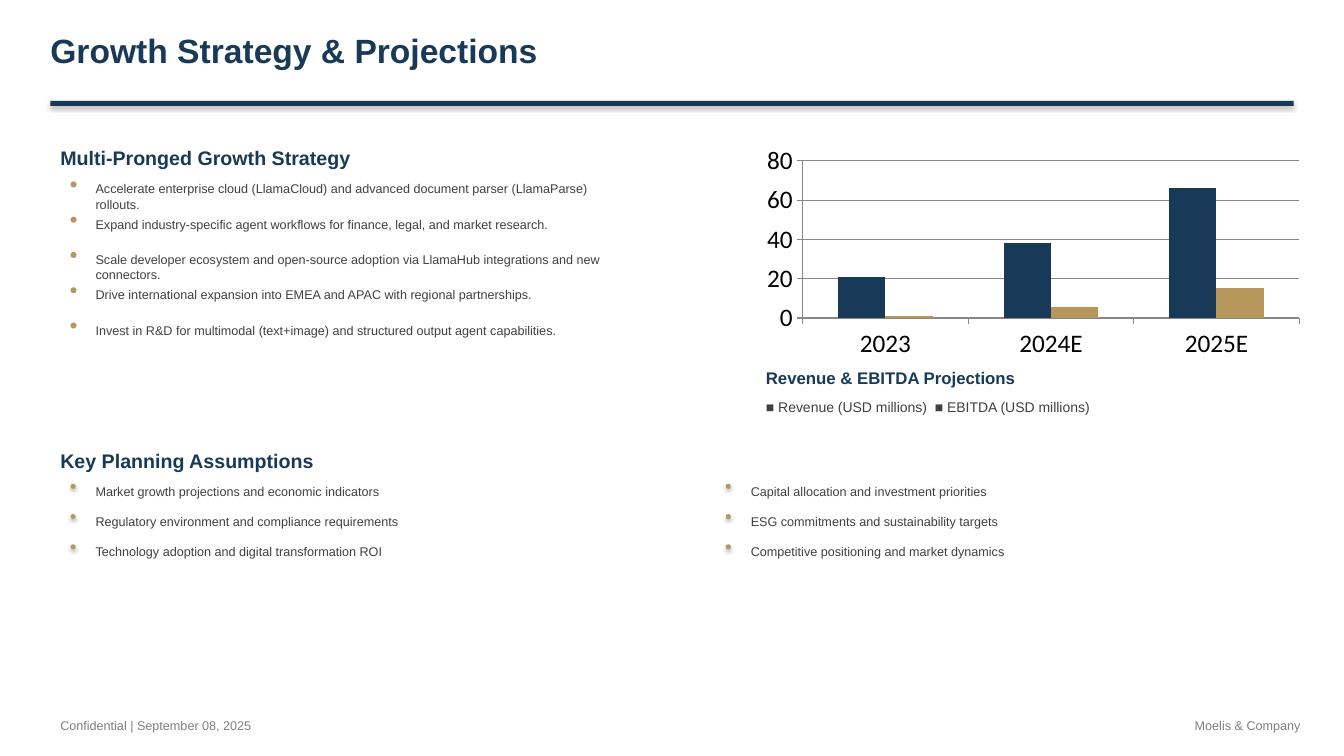
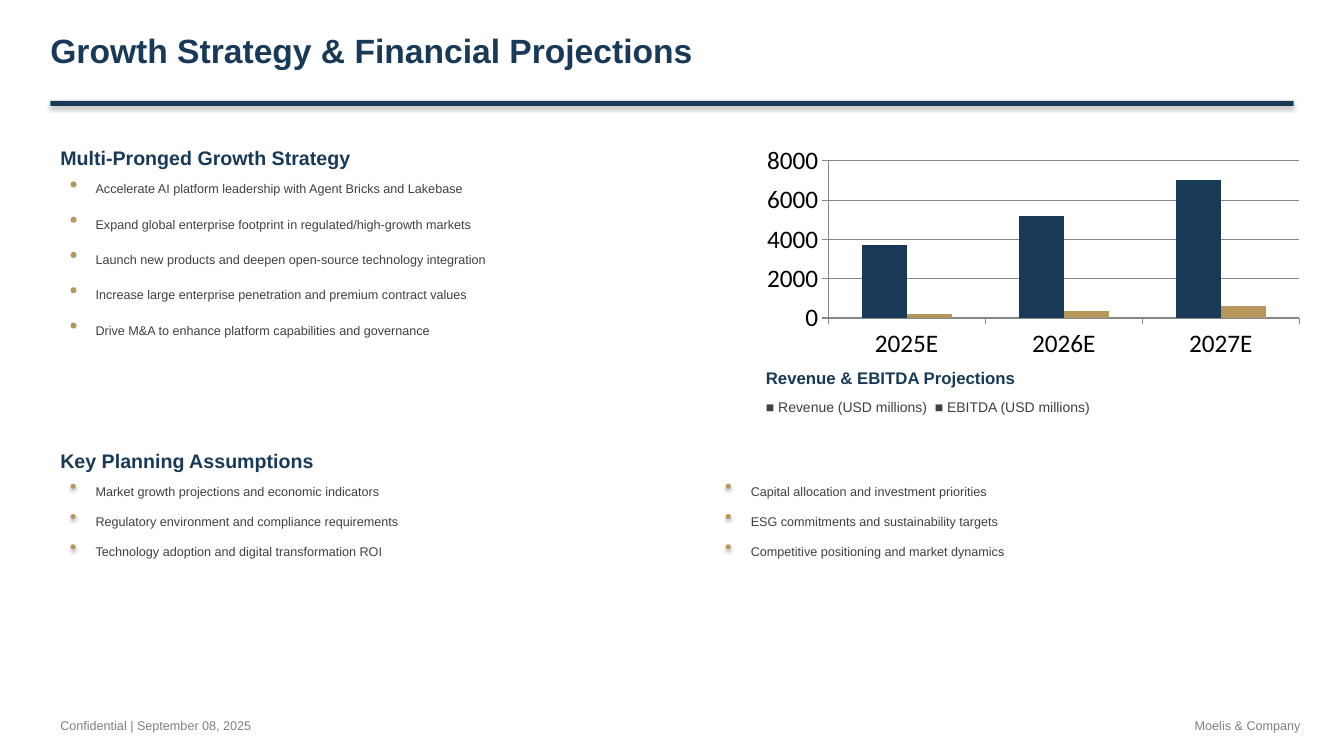
Before and after one commit to alinvb/slide_generator, a slide deck: slide 12 of ai_generated_deck.pptx (slide 6 before the commit). Drawn at 1344x756 pixels with LibreOffice and Linux fonts; fonts in the diff are those of the drawing. Boxes give left, top, right and bottom in pixels: in the first picture for what was removed or moved away, otherwise in the second. Text is boxed around its words. In the diff, an @@ line names an element or a change of style, - is before the commit and + after.

```diff
--- a/ai_generated_deck.pptx
+++ b/ai_generated_deck.pptx
@@ text at (x1=50, y1=38, x2=692, y2=70): text changed @@
-Growth Strategy & Projections
+Growth Strategy & Financial Projections
@@ column chart at (x1=756, y1=141, x2=1311, y2=363) @@
-categories: 2023, 2024E, 2025E
+categories: 2025E, 2026E, 2027E
-Series 1: 21, 38, 66
+Series 1: 3700, 5200, 7000
-Series 2: 1, 6, 15
+Series 2: 200, 400, 600
@@ text at (x1=96, y1=184, x2=463, y2=196): text changed @@
-Accelerate enterprise cloud (LlamaCloud) and advanced document parser (LlamaParse) rollouts.
+Accelerate AI platform leadership with Agent Bricks and Lakebase
@@ text at (x1=96, y1=220, x2=471, y2=232): text changed @@
-Expand industry-specific agent workflows for finance, legal, and market research.
+Expand global enterprise footprint in regulated/high-growth markets
@@ text at (x1=96, y1=255, x2=486, y2=267): text changed @@
-Scale developer ecosystem and open-source adoption via LlamaHub integrations and new connectors.
+Launch new products and deepen open-source technology integration
@@ text at (x1=96, y1=290, x2=466, y2=302): text changed @@
-Drive international expansion into EMEA and APAC with regional partnerships.
+Increase large enterprise penetration and premium contract values
@@ text at (x1=96, y1=326, x2=430, y2=338): text changed @@
-Invest in R&D for multimodal (text+image) and structured output agent capabilities.
+Drive M&A to enhance platform capabilities and governance
```
Also in this commit, not shown: 9 other slides changed, 5 slides added, 5 slides removed, 5 other files.
